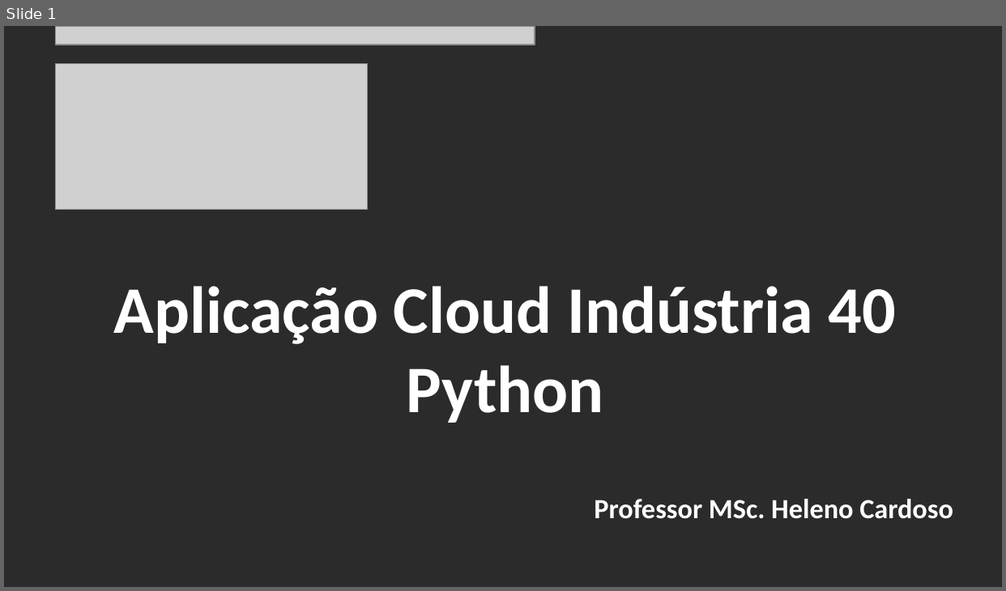
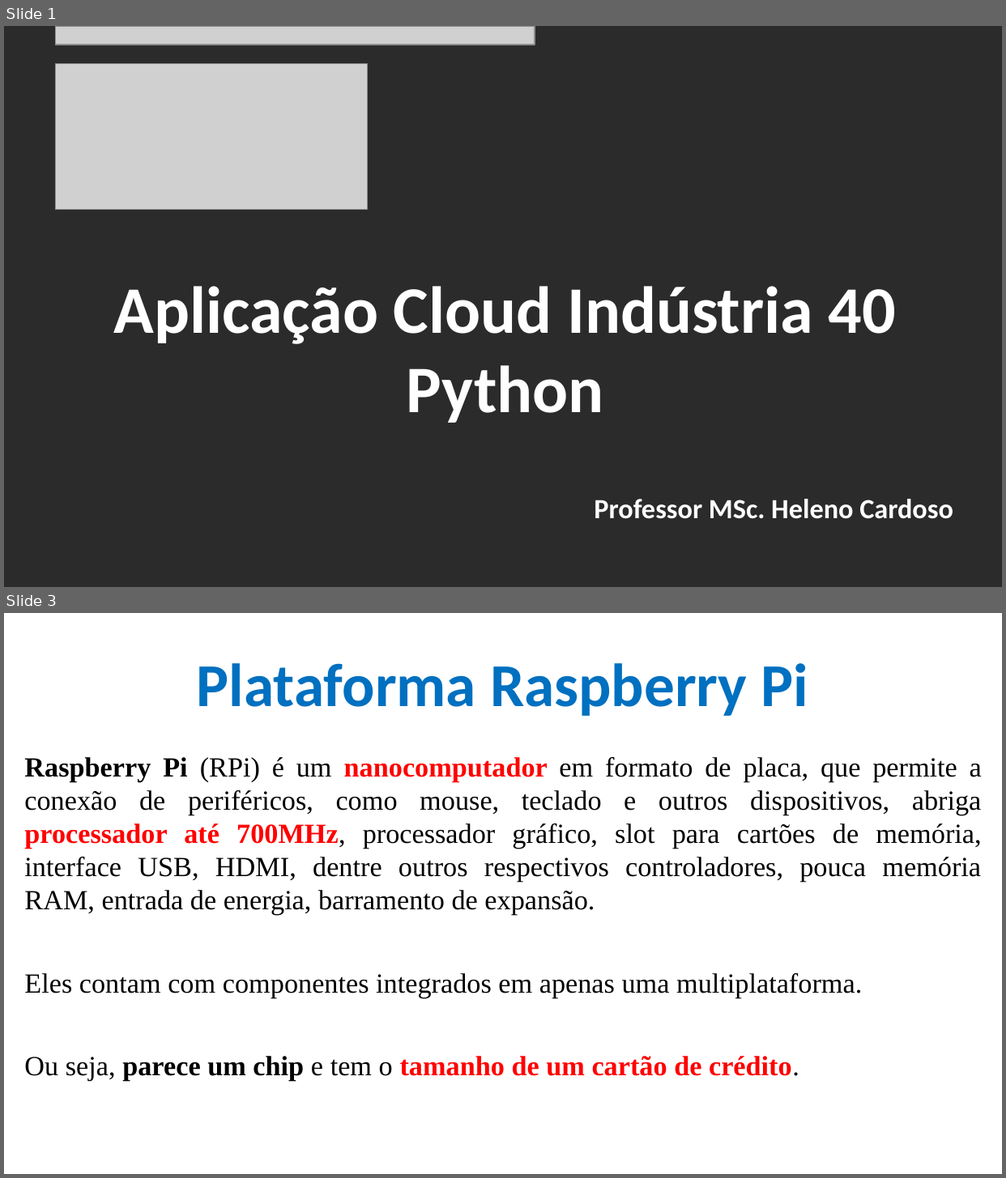
Before and after one commit to CloudEducationBrazil/WydenArea1AplicacaoCloudIndustria40Python, a slide deck: 01 Classes/Aula 06 - Aplicação Cloud Indústria 40 Python IoT Plataforma Raspberry PI.pptx. Shown one above the other, each under a label of ours: slide 1 before the commit, slides 1 and 3 after it; the slides between them are not shown. The pictures are 1006x591 and 1006x1178 pixels, drawn with LibreOffice and Linux fonts; fonts in the diff are those of the drawing; grey boxes stand for pictures; background and template pictures are left out; a plain dark background stands for a picture behind light text. Boxes give left, top, right and bottom in pixels: in the first picture for what was removed or moved away, otherwise in the second. Text is boxed around its words. In the diff, an @@ line names an element or a change of style, - is before the commit and + after.

```diff
--- a/01 Classes/Aula 06 - Aplicação Cloud Indústria 40 Python IoT Plataforma Raspberry PI.pptx
+++ b/01 Classes/Aula 06 - Aplicação Cloud Indústria 40 Python IoT Plataforma Raspberry PI.pptx
@@ slide 3 added at <box>4,613,1002,1174</box>, background picture (left out) @@
@@ title added at <box>197,663,808,716</box>, 44 pt, text #0070C0, bold @@
+Plataforma Raspberry Pi
@@ text added at <box>24,757,982,1081</box>, 20 pt, text #000000 @@
+Raspberry Pi (RPi) é um nanocomputador em formato de placa, que permite a conexão de periféricos, como mouse, teclado e outros dispositivos, abriga processador até 700MHz, processador gráfico, slot para cartões de memória, interface USB, HDMI, dentre outros respectivos controladores, pouca memória RAM, entrada de energia, barramento de expansão.
+Eles contam com componentes integrados em apenas uma multiplataforma.
+Ou seja, parece um chip e tem o tamanho de um cartão de crédito.
```
Also in this commit, not shown: 5 slides changed, 15 other slides added, 2 slides removed.
